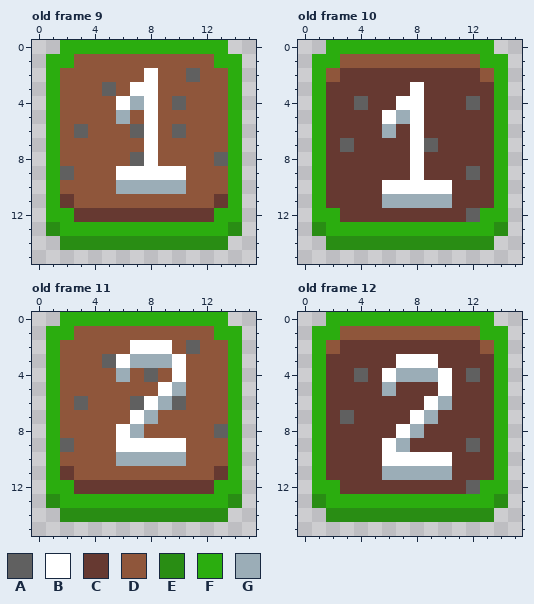
Edited in one commit: pixel-art file (Sprites/Buttons.aseprite). The first picture shows the starting point.
16x16 pixels, 32 frames. Shown: old frame 9, old frame 10, old frame 11, old frame 12. The commit also changed other frames, which this record leaves out.
Palette (. is transparent): A #606060  B #ffffff  C #663931  D #8f563b  E #298d14  F #2bad0f  G #9badb7
New version:
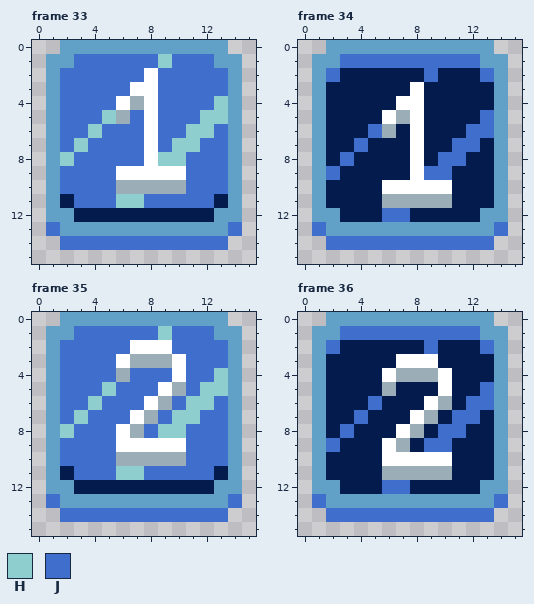
Colours new in this view: H #8ecece  J #3f6ecc
A new or re-ordered frame is compared with the old frame closest to it.
Changes in this commit:
frames 32 -> 44
Colour C changes from #663931 to #031c4d.
Colour F changes from #2bad0f to #62a1c7.
Frame 33 is new; against old frame 9:
Colour D gives way to colour H in row 1 at x 9; in row 4 at x 13; in row 5 at x 5 and 12 to 13; in row 6 at x 4 and 11 to 12; in row 7 at x 3 and 10 to 11; in row 8 at x 2 and 9 to 10.
Colour D gives way to colour H in row 11 at x 6 to 7.
Colour A gives way to colour J in row 2 at x 11; in row 3 at x 5; in row 4 at x 10; in row 6 at x 3, 7 and 10; in row 8 at x 7 and 13; in row 9 at x 2.
Colour D gives way to colour J in row 1 at x 3 to 8 and 10 to 12; in row 2 at x 2 to 7, 9 to 10 and 12 to 13; in row 3 at x 2 to 4, 6 and 9 to 13; in row 4 at x 2 to 5, 9 and 11 to 12; in row 5 at x 2 to 4, 7 and 9 to 11; in row 6 at x 2, 5 to 6, 9 and 13.
Colour D gives way to colour J in row 7 at x 2, 4 to 7, 9 and 12 to 13; in row 8 at x 3 to 6 and 11 to 12; in row 9 at x 3 to 5 and 11 to 13; in row 10 at x 2 to 5 and 11 to 13; in row 11 at x 3 to 5 and 8 to 12.
Colour E gives way to colour J in row 13 at x 1 and 14; in row 14 at x 2 to 13.
Frame 34 is new; against old frame 10:
Colour A gives way to colour C in row 4 at x 4 and 12; in row 7 at x 3 and 9; in row 9 at x 12; in row 12 at x 12.
Colour C gives way to colour J in row 2 at x 9; in row 5 at x 13; in row 6 at x 5 and 12 to 13; in row 7 at x 4 and 11 to 12; in row 8 at x 3 and 10 to 11; in row 9 at x 2 and 9 to 10.
Colour C gives way to colour J in row 12 at x 6 to 7.
Colour D gives way to colour J in row 1 at x 3 to 12; in row 2 at x 2 and 13.
Colour E gives way to colour J in row 13 at x 1 and 14; in row 14 at x 2 to 13.
Frame 35 is new; against old frame 11:
Colour D gives way to colour H in row 1 at x 9; in row 4 at x 13; in row 5 at x 5 and 12 to 13; in row 6 at x 4 and 11 to 12; in row 7 at x 3 and 10 to 11; in row 8 at x 2 and 9 to 10.
Colour D gives way to colour H in row 11 at x 6 to 7.
Colour A gives way to colour J in row 2 at x 11; in row 3 at x 5; in row 4 at x 8; in row 6 at x 3, 7 and 10; in row 8 at x 13; in row 9 at x 2.
Colour D gives way to colour J in row 1 at x 3 to 8 and 10 to 12; in row 2 at x 2 to 6, 10 and 12 to 13; in row 3 at x 2 to 4 and 11 to 13; in row 4 at x 2 to 5, 7, 9 and 11 to 12; in row 5 at x 2 to 4, 6 to 8 and 11; in row 6 at x 2, 5 to 6 and 13.
Colour D gives way to colour J in row 7 at x 2, 4 to 6, 9 and 12 to 13; in row 8 at x 3 to 5, 8 and 11 to 12; in row 9 at x 3 to 5 and 11 to 13; in row 10 at x 2 to 5 and 11 to 13; in row 11 at x 3 to 5 and 8 to 12.
Colour E gives way to colour J in row 13 at x 1 and 14; in row 14 at x 2 to 13.
Frame 36 is new; against old frame 12:
Colour A gives way to colour C in row 4 at x 4 and 12; in row 7 at x 3; in row 9 at x 12; in row 12 at x 12.
Colour C gives way to colour J in row 2 at x 9; in row 5 at x 13; in row 6 at x 5 and 12 to 13; in row 7 at x 4 and 11 to 12; in row 8 at x 3 and 10 to 11; in row 9 at x 2 and 9 to 10.
Colour C gives way to colour J in row 12 at x 6 to 7.
Colour D gives way to colour J in row 1 at x 3 to 12; in row 2 at x 2 and 13.
Colour E gives way to colour J in row 13 at x 1 and 14; in row 14 at x 2 to 13.
